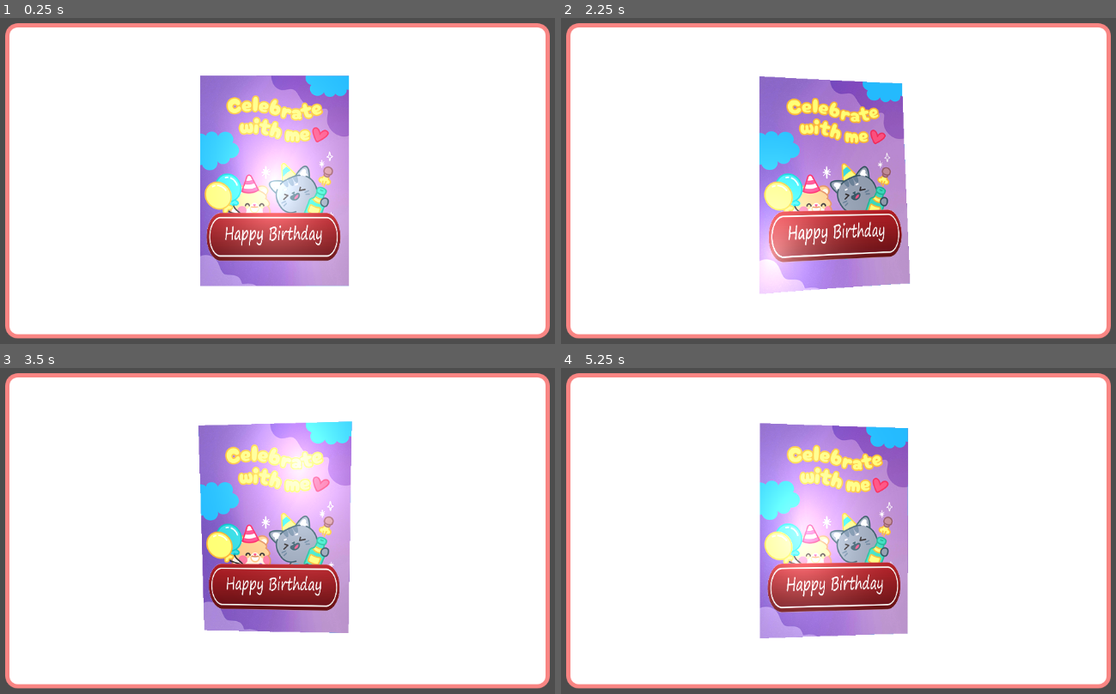
Above: before the commit, frames 1-4 (two rows, left to right).
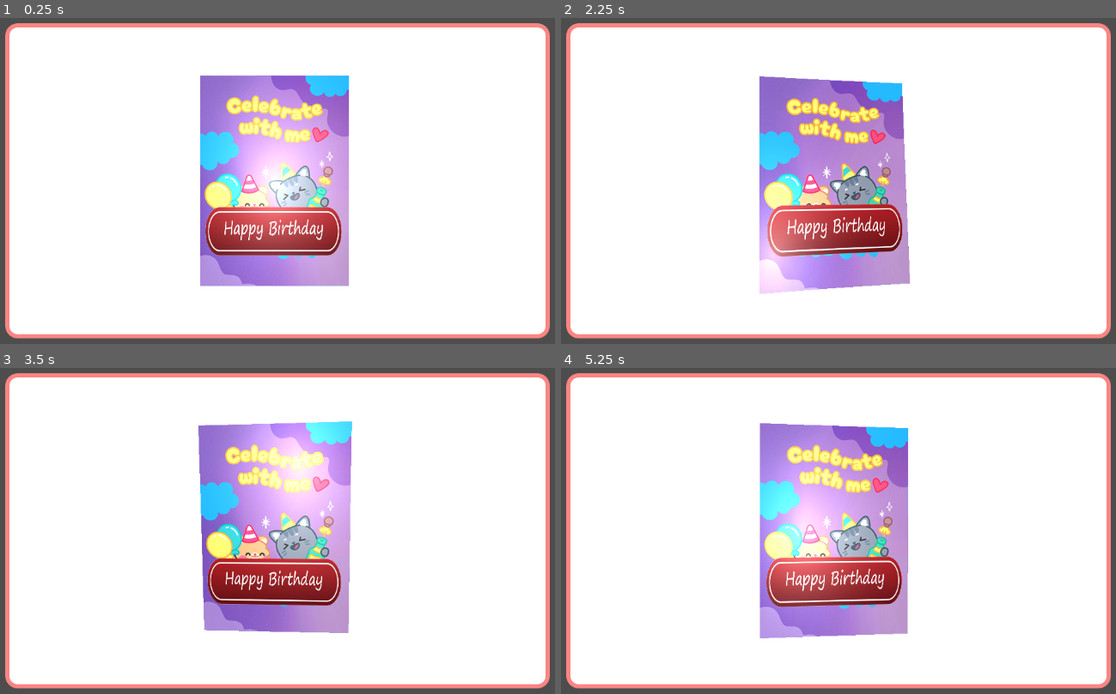
Above: after the commit, the same moments.

Repository: knowercoder/3D-Hover-Shader
Game: Godot game, scene res://Scenes/Hover3D_Advanced.tscn
Same seed, same stepped clock (60 frames per second), same inputs: the game is played once before the commit and once after it.
Inputs (mouse positions are in pixels of both pictures, inside the frame that each line leads up to):
- Up to frame 1 (0.25 s): no input
- Up to frame 2 (2.25 s): tap Enter at 0.5, 2 s; move the mouse to (993, 161) at 0.52 s; tap Space at 1.25 s; move the mouse to (705, 200) at 1.27 s; move the mouse to (910, 96) at 2.02 s
- Up to frame 3 (3.5 s): tap Space at 2.75 s; move the mouse to (244, 609) at 2.77 s
- Up to frame 4 (5.25 s): tap Enter at 3.5 s; move the mouse to (1049, 589) at 3.52 s; tap Space at 4.25 s; move the mouse to (633, 472) at 4.27 s; move the mouse to (877, 531) at 5.02 s

The runs differ from the first frame. In frame 1, 1.9% of the frame differs, in the area x 36-62%, y 57-75%; in frame 2, 1.9%, in the area x 37-62%, y 57-75%; in frame 3, 1.8%; in frame 4, 1.9%.

Commit message:
updated shader

Diff:
--- a/Materials/Hover3D_Advanced_M1.tres
+++ b/Materials/Hover3D_Advanced_M1.tres
@@ -12,6 +12,6 @@
 shader_parameter/_speularLightPower = 3.0
 shader_parameter/_isSecondTex = true
 shader_parameter/_secondTex = ExtResource("2_s4yul")
-shader_parameter/_texPos2 = Vector4(0.165, 0.98, 0.655, -0.065)
+shader_parameter/_texPos2 = Vector4(0.165, 3.19, 0.655, -3.305)
 shader_parameter/_zDist2 = 0.05
 shader_parameter/_mousePos = Vector2(0, 0)
--- a/Shaders/Hover3D_Advanced.gdshader
+++ b/Shaders/Hover3D_Advanced.gdshader
@@ -38,6 +38,10 @@
 */
 uniform vec2 _mousePos;
 group_uniforms;
+
+bool IsOutofBounds(vec2 uv){
+	return uv.x < 0.0 || uv.x > 1.0 || uv.y < 0.0 || uv.y > 1.0;
+}
 
 mat3 rotateMatrix(float xAngle, float yAngle, float zAngle){
 	// Rotation matrices around the X, Y, and Z axes
@@ -102,14 +106,14 @@
 	vec2 uv = transformUV(vec3(centeredCoord, 0.), rotation, UV);
 	uv = uv * (2. - _texPos.zw) - _texPos.xy;
 
-	if (uv.x < 0.0 || uv.x > 1.0 || uv.y < 0.0 || uv.y > 1.0)
-		discard;
-
 	vec2 uv2 = transformUV(vec3(centeredCoord, _zDist2), rotation, UV);
 	uv2 = uv2 * (2. - _texPos2.zw) - _texPos2.xy;
 
     vec4 texCol = texture(TEXTURE, uv);
 	vec4 secondTexCol = texture(_secondTex, uv2);
+
+	texCol.a = IsOutofBounds(uv) ? 0. : texCol.a;
+	secondTexCol.a = IsOutofBounds(uv2) ? 0. : secondTexCol.a;
 	vec4 finalCol = mix(texCol, secondTexCol, secondTexCol.a);
 	finalCol = _isSecondTex ? finalCol : texCol;
 
Not shown: 1 places in Materials/Hover3D_Advanced_M1.tres that only renumber resources
Binary file changed: Sprites/button.png
Not shown, changed: Sprites/button.png.import
